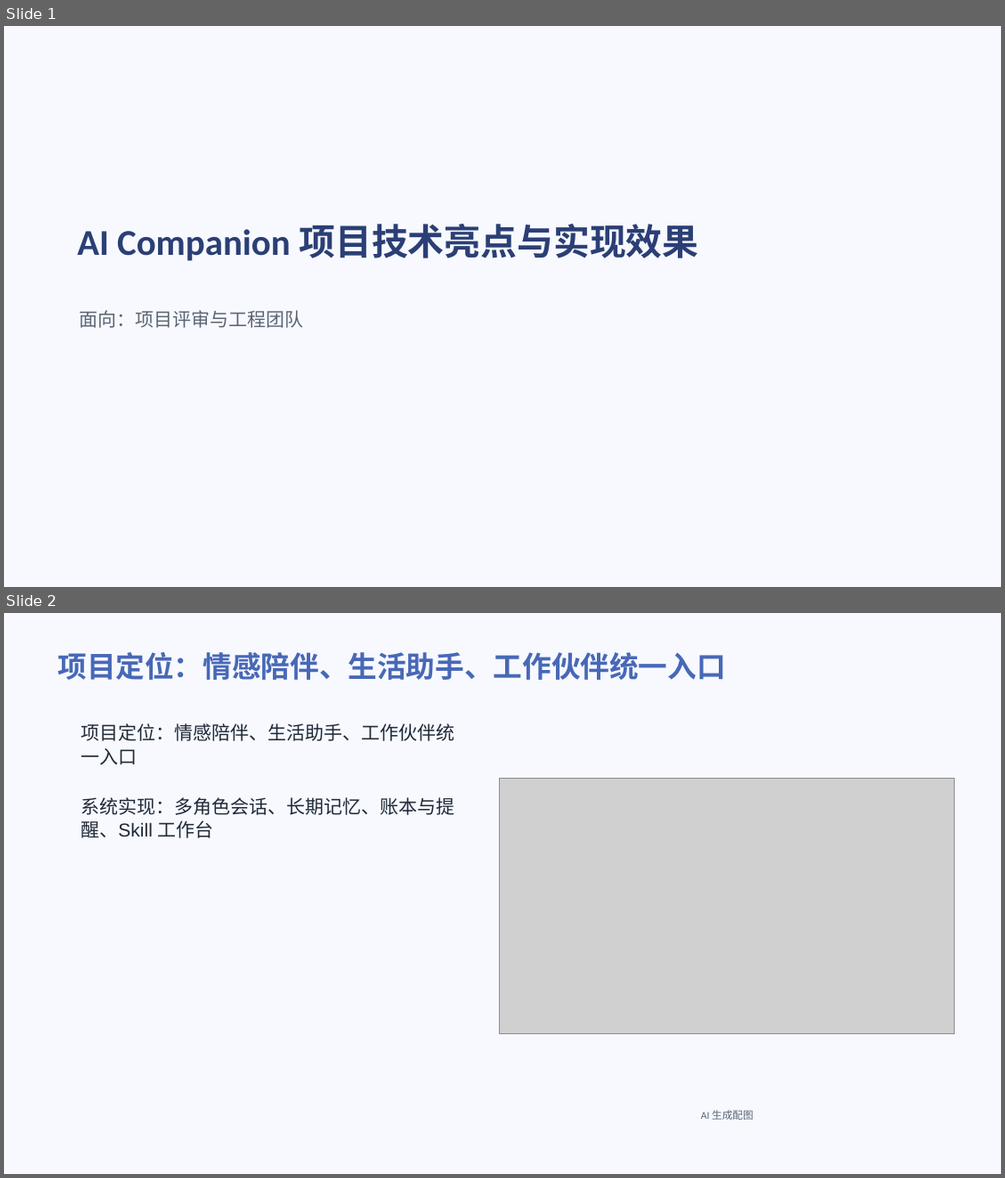
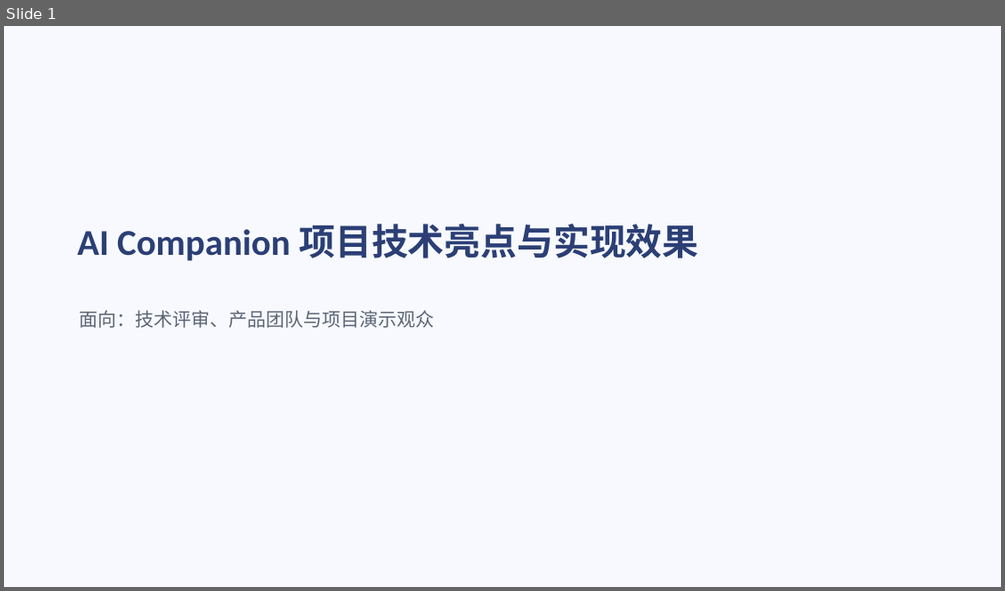
Before and after one commit to bamboo-ye/ai-companion, a slide deck: docs/demo/ai-companion-overview.pptx. Shown one above the other, each under a label of ours: slides 1 and 2 before the commit, slide 1 after it. The pictures are 1005x1178 and 1005x591 pixels, drawn with LibreOffice and Linux fonts; fonts in the diff are those of the drawing; grey boxes stand for pictures. Boxes give left, top, right and bottom in pixels: in the first picture for what was removed or moved away, otherwise in the second. Text is boxed around its words. In the diff, an @@ line names an element or a change of style, - is before the commit and + after.

```diff
--- a/docs/demo/ai-companion-overview.pptx
+++ b/docs/demo/ai-companion-overview.pptx
@@ slide 2 removed at box(4, 613, 1001, 1174), background #F7F9FF @@
@@ title removed at box(57, 652, 725, 680) @@
-项目定位：情感陪伴、生活助手、工作伙伴统一入口
@@ text removed at box(81, 723, 454, 765) @@
-项目定位：情感陪伴、生活助手、工作伙伴统一入口
@@ text removed at box(81, 797, 454, 838) @@
-系统实现：多角色会话、长期记忆、账本与提醒、Skill 工作台
@@ picture removed at box(500, 779, 955, 1034) @@
@@ text removed at box(701, 1110, 753, 1119) @@
-AI 生成配图
@@ slide 1 changed as well @@
@@ subtitle at box(80, 310, 435, 328): text changed @@
-面向：项目评审与工程团队
+面向：技术评审、产品团队与项目演示观众
```
Also in this commit, not shown: 7 slides added, 5 other slides removed, 11 other files.
